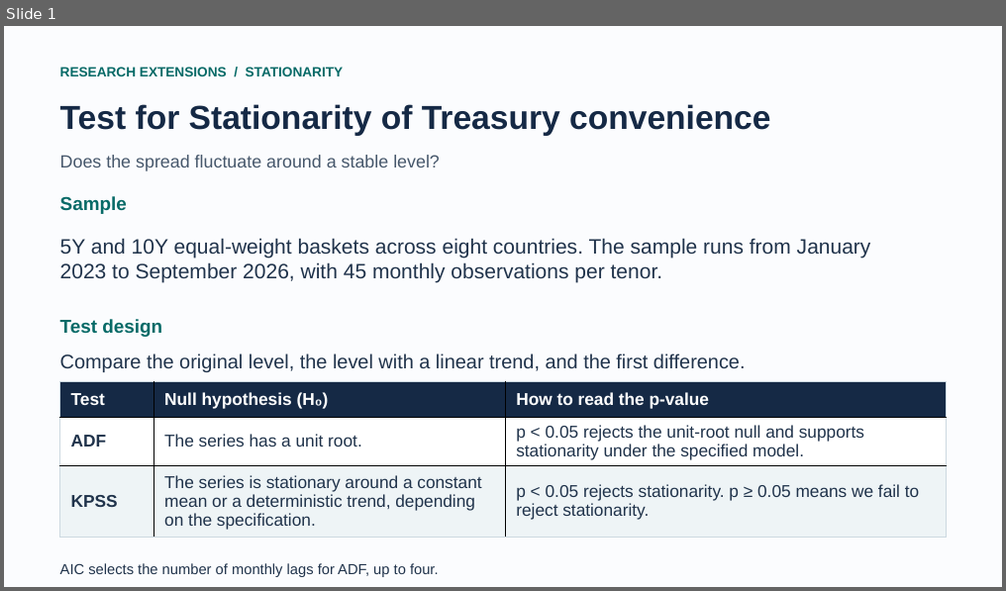
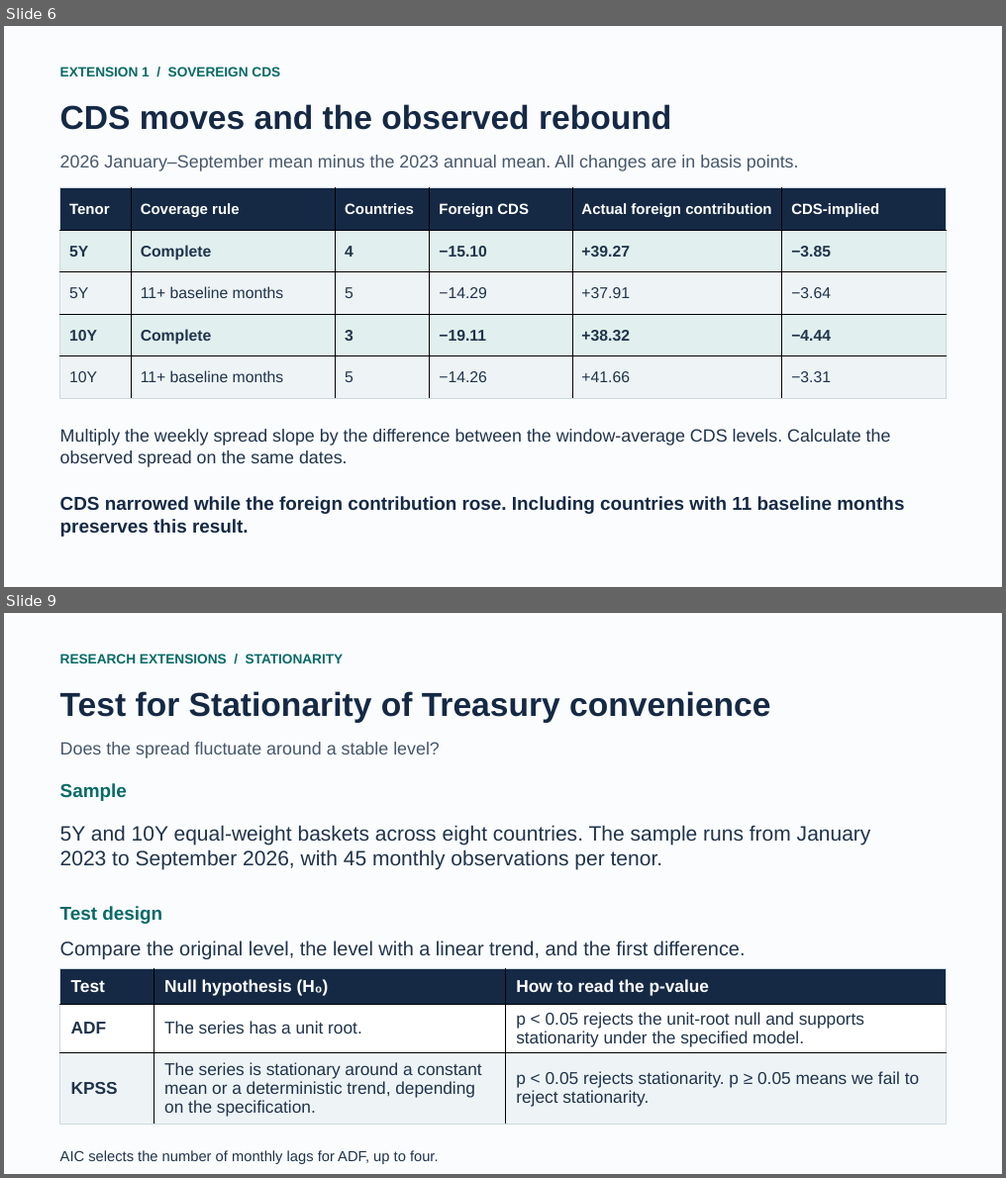
Before and after one commit to charlotte7795/treasury-convenience-research, a slide deck: results/extensions.pptx. Shown one above the other, each under a label of ours: slide 1 before the commit, slides 6 and 9 after it; the slides between them are not shown. The pictures are 1006x591 and 1006x1178 pixels, drawn with LibreOffice and Linux fonts; fonts in the diff are those of the drawing. Boxes give left, top, right and bottom in pixels: in the first picture for what was removed or moved away, otherwise in the second. Text is boxed around its words. In the diff, an @@ line names an element or a change of style, - is before the commit and + after.

Commit message:
Add sovereign CDS analysis and consolidate research presentation

```diff
--- a/results/extensions.pptx
+++ b/results/extensions.pptx
@@ slide 6 added at <box>4,26,1002,587</box>, background #FBFCFE @@
@@ text added at <box>60,67,280,76</box>, 13 pt, text #076A67, bold @@
+EXTENSION 1 / SOVEREIGN CDS
@@ text added at <box>60,104,671,130</box>, 32 pt, text #152945, bold @@
+CDS moves and the observed rebound
@@ text added at <box>60,155,799,172</box>, 17 pt, text #46576B @@
+2026 January–September mean minus the 2023 annual mean. All changes are in basis points.
@@ table added at <box>60,188,946,399</box>, 5 rows, 6 columns @@
+Tenor | Coverage rule | Countries | Foreign CDS | Actual foreign contribution | CDS-implied
+5Y | Complete | 4 | −15.10 | +39.27 | −3.85
+5Y | 11+ baseline months | 5 | −14.29 | +37.91 | −3.64
+10Y | Complete | 3 | −19.11 | +38.32 | −4.44
+10Y | 11+ baseline months | 5 | −14.26 | +41.66 | −3.31
@@ text added at <box>60,429,891,468</box>, 17 pt, text #20334B @@
+Multiply the weekly spread slope by the difference between the window-average CDS levels. Calculate the observed spread on the same dates.
@@ text added at <box>60,496,904,537</box>, 18 pt, text #152945, bold @@
+CDS narrowed while the foreign contribution rose. Including countries with 11 baseline months preserves this result.
@@ what was slide 1 is now slide 9 @@
```
Also in this commit, not shown: 9 other slides added, 20 other files.
